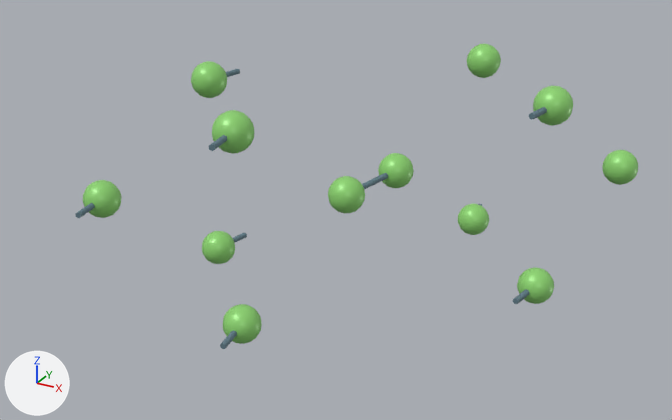
Two versions of the glTF model ChemDex/assets/periodic-table/crystals/chat-solid-fluorine-alpha.glb, one commit apart.
Rendered twice from a 50 mm camera at (6.77, -13.62, 6.13) aimed at (-0.46, -0.47, -0.44). The axes (+X, +Y, +Z) are drawn at lower left. The lights are the same throughout. The first picture is the older version.

The scene before the commit, as lines of its bpy script (objects in view):
```python
ob_f1___f___1_001 = bpy.data.objects.new('F1 · F · 1.001', me_mesh_0)
ob_f1___f___1_001.parent = ob_α_fluorine_rắn___23_k
ob_f1___f___1_001.location = (0.124, -0.709, 3.28)
ob_mesh_1 = bpy.data.objects.new('Mesh_1', me_mesh_1)
ob_mesh_1.parent = ob_node_12
ob_mesh_1.location = (0.0621, -0.355, 0.0)
ob_mesh_1.rotation_euler = (-1.571, -0.173, 0.173)  # degrees (-90, -10, 10)
ob_mesh_1.scale = (0.055, 0.055, 0.72)
ob_mesh_1_003 = bpy.data.objects.new('Mesh_1.003', me_mesh_1)
ob_mesh_1_003.parent = ob_node_12
ob_mesh_1_003.location = (-1.598, -6.765, 3.28)
ob_mesh_1_003.rotation_euler = (-1.571, -0.173, 0.173)  # degrees (-90, -10, 10)
ob_mesh_1_003.scale = (0.055, 0.055, 0.72)
ob_mesh_1_005 = bpy.data.objects.new('Mesh_1.005', me_mesh_1)
ob_mesh_1_005.parent = ob_node_12
ob_mesh_1_005.location = (-4.348, -6.765, 1.64)
ob_mesh_1_005.rotation_euler = (-1.571, -0.173, 0.173)  # degrees (-90, -10, 10)
ob_mesh_1_005.scale = (0.055, 0.055, 0.72)
ob_mesh_1_006 = bpy.data.objects.new('Mesh_1.006', me_mesh_1)
ob_mesh_1_006.parent = ob_node_12
ob_mesh_1_006.location = (-3.581, -3.916, 0.0)
ob_mesh_1_006.rotation_euler = (-1.571, 0.175, -0.175)  # degrees (-90, 10, -10)
ob_mesh_1_006.scale = (0.055, 0.055, 0.723)
ob_mesh_1_007 = bpy.data.objects.new('Mesh_1.007', me_mesh_1)
ob_mesh_1_007.parent = ob_node_12
ob_mesh_1_007.location = (-3.581, -3.916, 3.28)
ob_mesh_1_007.rotation_euler = (-1.571, 0.175, -0.175)  # degrees (-90, 10, -10)
ob_mesh_1_007.scale = (0.055, 0.055, 0.723)
ob_mesh_1_009 = bpy.data.objects.new('Mesh_1.009', me_mesh_1)
ob_mesh_1_009.parent = ob_node_12
ob_mesh_1_009.location = (2.045, -3.204, 3.28)
ob_mesh_1_009.rotation_euler = (-1.571, 0.175, -0.175)  # degrees (-90, 10, -10)
ob_mesh_1_009.scale = (0.055, 0.055, 0.723)
ob_mesh_1_010 = bpy.data.objects.new('Mesh_1.010', me_mesh_1)
ob_mesh_1_010.parent = ob_node_12
ob_mesh_1_010.location = (-0.768, -3.56, 1.64)
ob_mesh_1_010.rotation_euler = (-1.571, 0.175, -0.175)  # degrees (-90, 10, -10)
ob_mesh_1_010.scale = (0.055, 0.055, 1.45)
# also in view: 'F2 · F · 1.001' at (-2.88, -0.71, 1.64); 'F1 · F · 1.005' at (-3.64, -2.85, 0.0); 'F1 · F · 1.002' at (3.64, 2.85, 0.0); 'F2 · F · 1.002' at (-0.13, -0.71, 0.0); 'F1 · F · 1.004' at (-0.89, -2.85, 1.64)
```
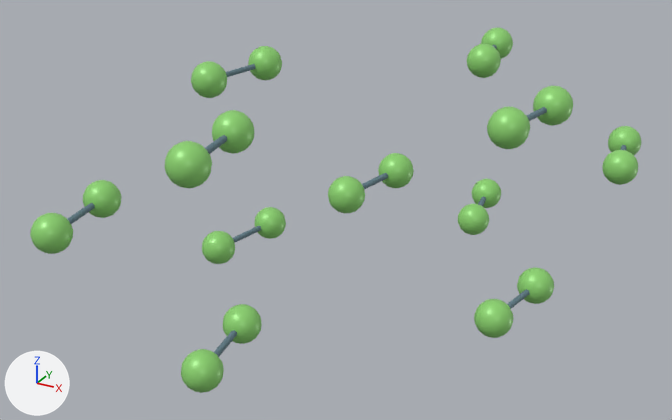
Boxes (x1, y1, x2, y2) around the edits, measured in the pictures (672 x 420 px):
'F1 · F · 1.010', added (green)
    after: (165, 141, 212, 188)
'F1 · F · 1.009', added (green)
    after: (181, 349, 224, 393)
'F2 · F · 1.009', added (green)
    after: (487, 107, 530, 149)
'F1 · F · 1.011', added (green)
    after: (30, 213, 73, 254)
'F2 · F · 1.008', added (green)
    after: (474, 299, 513, 338)
'F2 · F · 1.007', added (green)
    after: (248, 46, 282, 80)
'F2 · F · 1.006', added (green)
    after: (254, 207, 286, 239)
'F1 · F · 1.008', added (green)
    after: (608, 126, 641, 155)
'F1 · F · 1.006', added (green)
    after: (472, 179, 501, 208)
'F1 · F · 1.007', added (green)
    after: (481, 28, 513, 59)
'Mesh_1.003', moved, rescaled
    before: (209, 135, 227, 151)
    after: (214, 330, 237, 357)
'Mesh_1.010', moved (mostly hidden)
    before: (362, 173, 388, 189)
    after: (526, 107, 547, 121)
'Mesh_1.009', moved, rescaled
    before: (529, 107, 547, 120)
    after: (507, 289, 530, 309)
'Mesh_1.005', moved, rescaled
    before: (75, 203, 95, 218)
    after: (68, 203, 95, 224)
'Mesh_1.006', moved, rescaled (93% wider, 70% taller)
    before: (233, 233, 247, 242)
    after: (233, 226, 261, 242)
'Mesh_1.007', moved, rescaled
    before: (226, 69, 240, 77)
    after: (226, 64, 256, 77)
'Mesh_1', moved, rescaled (not visible before)
    after: (478, 196, 486, 206)

Patch to the scene script:
```diff
--- a/ChemDex/assets/periodic-table/crystals/chat-solid-fluorine-alpha.glb.py
+++ b/ChemDex/assets/periodic-table/crystals/chat-solid-fluorine-alpha.glb.py
@@ ob_mesh_1 @@
 ob_mesh_1.parent = ob_node_12
-ob_mesh_1.location = (0.0621, -0.355, 0.0)
+ob_mesh_1.location = (0.0, 0.0, 0.0)
 ob_mesh_1.rotation_euler = (-1.571, -0.173, 0.173)  # degrees (-90, -10, 10)
-ob_mesh_1.scale = (0.055, 0.055, 0.72)
+ob_mesh_1.scale = (0.055, 0.055, 1.44)
@@ ob_mesh_1_003 @@
 ob_mesh_1_003.parent = ob_node_12
-ob_mesh_1_003.location = (-1.598, -6.765, 3.28)
+ob_mesh_1_003.location = (-1.536, -7.12, 0.0)
 ob_mesh_1_003.rotation_euler = (-1.571, -0.173, 0.173)  # degrees (-90, -10, 10)
-ob_mesh_1_003.scale = (0.055, 0.055, 0.72)
+ob_mesh_1_003.scale = (0.055, 0.055, 1.44)
@@ ob_mesh_1_005 @@
 ob_mesh_1_005.parent = ob_node_12
-ob_mesh_1_005.location = (-4.348, -6.765, 1.64)
+ob_mesh_1_005.location = (-4.286, -7.12, 1.64)
 ob_mesh_1_005.rotation_euler = (-1.571, -0.173, 0.173)  # degrees (-90, -10, 10)
-ob_mesh_1_005.scale = (0.055, 0.055, 0.72)
+ob_mesh_1_005.scale = (0.055, 0.055, 1.44)
@@ ob_mesh_1_006 @@
 ob_mesh_1_006.parent = ob_node_12
-ob_mesh_1_006.location = (-3.581, -3.916, 0.0)
+ob_mesh_1_006.location = (-3.518, -3.56, 0.0)
 ob_mesh_1_006.rotation_euler = (-1.571, 0.175, -0.175)  # degrees (-90, 10, -10)
-ob_mesh_1_006.scale = (0.055, 0.055, 0.723)
+ob_mesh_1_006.scale = (0.055, 0.055, 1.45)
@@ ob_mesh_1_007 @@
 ob_mesh_1_007.parent = ob_node_12
-ob_mesh_1_007.location = (-3.581, -3.916, 3.28)
+ob_mesh_1_007.location = (-3.518, -3.56, 3.28)
 ob_mesh_1_007.rotation_euler = (-1.571, 0.175, -0.175)  # degrees (-90, 10, -10)
-ob_mesh_1_007.scale = (0.055, 0.055, 0.723)
+ob_mesh_1_007.scale = (0.055, 0.055, 1.45)
@@ ob_mesh_1_009 @@
 ob_mesh_1_009.parent = ob_node_12
-ob_mesh_1_009.location = (2.045, -3.204, 3.28)
+ob_mesh_1_009.location = (1.982, -3.56, 0.0)
 ob_mesh_1_009.rotation_euler = (-1.571, 0.175, -0.175)  # degrees (-90, 10, -10)
-ob_mesh_1_009.scale = (0.055, 0.055, 0.723)
+ob_mesh_1_009.scale = (0.055, 0.055, 1.45)
@@ ob_mesh_1_010 @@
 ob_mesh_1_010.parent = ob_node_12
-ob_mesh_1_010.location = (-0.768, -3.56, 1.64)
+ob_mesh_1_010.location = (1.982, -3.56, 3.28)
 ob_mesh_1_010.rotation_euler = (-1.571, 0.175, -0.175)  # degrees (-90, 10, -10)
@@ ob_f2___f___1_009 @@
+ob_f2___f___1_009 = bpy.data.objects.new('F2 · F · 1.009', me_mesh_0)
+ob_f2___f___1_009.parent = ob_α_fluorine_rắn___23_k
+ob_f2___f___1_009.location = (1.856, -4.272, 3.28)
@@ ob_f2___f___1_008 @@
+ob_f2___f___1_008 = bpy.data.objects.new('F2 · F · 1.008', me_mesh_0)
+ob_f2___f___1_008.parent = ob_α_fluorine_rắn___23_k
+ob_f2___f___1_008.location = (1.856, -4.272, 0.0)
@@ ob_f2___f___1_007 @@
+ob_f2___f___1_007 = bpy.data.objects.new('F2 · F · 1.007', me_mesh_0)
+ob_f2___f___1_007.parent = ob_α_fluorine_rắn___23_k
+ob_f2___f___1_007.location = (-3.392, -2.848, 3.28)
@@ ob_f2___f___1_006 @@
+ob_f2___f___1_006 = bpy.data.objects.new('F2 · F · 1.006', me_mesh_0)
+ob_f2___f___1_006.parent = ob_α_fluorine_rắn___23_k
+ob_f2___f___1_006.location = (-3.392, -2.848, 0.0)
@@ ob_f1___f___1_011 @@
+ob_f1___f___1_011 = bpy.data.objects.new('F1 · F · 1.011', me_mesh_0)
+ob_f1___f___1_011.parent = ob_α_fluorine_rắn___23_k
+ob_f1___f___1_011.location = (-4.162, -7.829, 1.64)
@@ ob_f1___f___1_010 @@
+ob_f1___f___1_010 = bpy.data.objects.new('F1 · F · 1.010', me_mesh_0)
+ob_f1___f___1_010.parent = ob_α_fluorine_rắn___23_k
+ob_f1___f___1_010.location = (-1.412, -7.829, 3.28)
@@ ob_f1___f___1_009 @@
+ob_f1___f___1_009 = bpy.data.objects.new('F1 · F · 1.009', me_mesh_0)
+ob_f1___f___1_009.parent = ob_α_fluorine_rắn___23_k
+ob_f1___f___1_009.location = (-1.412, -7.829, 0.0)
@@ ob_f1___f___1_008 @@
+ob_f1___f___1_008 = bpy.data.objects.new('F1 · F · 1.008', me_mesh_0)
+ob_f1___f___1_008.parent = ob_α_fluorine_rắn___23_k
+ob_f1___f___1_008.location = (2.626, 0.709, 1.64)
@@ ob_f1___f___1_007 @@
+ob_f1___f___1_007 = bpy.data.objects.new('F1 · F · 1.007', me_mesh_0)
+ob_f1___f___1_007.parent = ob_α_fluorine_rắn___23_k
+ob_f1___f___1_007.location = (-0.124, 0.709, 3.28)
@@ ob_f1___f___1_006 @@
+ob_f1___f___1_006 = bpy.data.objects.new('F1 · F · 1.006', me_mesh_0)
+ob_f1___f___1_006.parent = ob_α_fluorine_rắn___23_k
+ob_f1___f___1_006.location = (-0.124, 0.709, 0.0)
```
